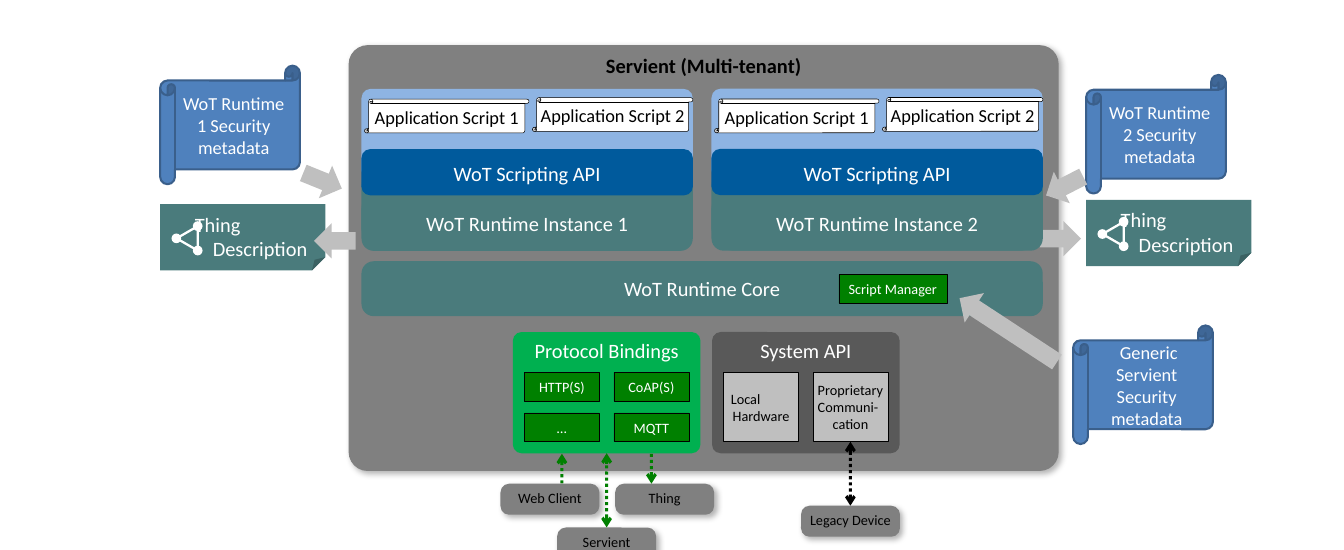
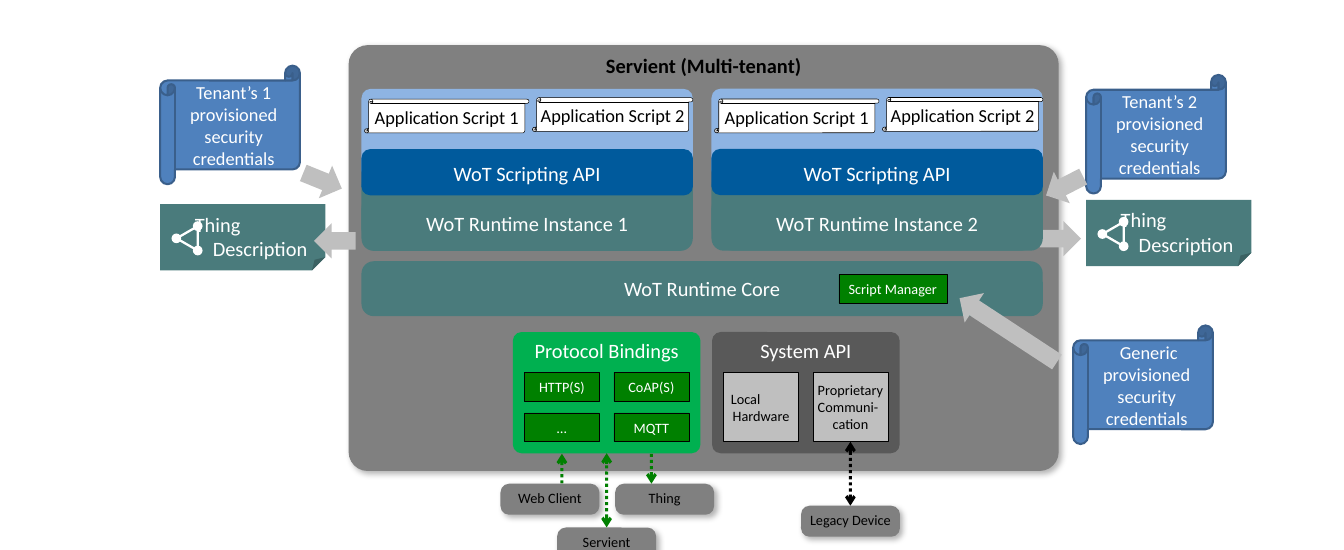
Before and after one commit to w3c/wot-security, a slide deck: slide 8 of images/Security_scenarios.pptx. Drawn at 1344x550 pixels with LibreOffice and Linux fonts; fonts in the diff are those of the drawing. Boxes give left, top, right and bottom in pixels: in the first picture for what was removed or moved away, otherwise in the second. Text is boxed around its words. In the diff, an @@ line names an element or a change of style, - is before the commit and + after.

```diff
--- a/images/Security_scenarios.pptx
+++ b/images/Security_scenarios.pptx
@@ text in horizontal scroll at (x1=190, y1=86, x2=277, y2=170): text changed @@
-WoT Runtime 1 Security metadata
+Tenant’s 1 provisioned security credentials
@@ text in horizontal scroll at (x1=1116, y1=95, x2=1203, y2=179): text changed @@
-WoT Runtime 2 Security metadata
+Tenant’s 2 provisioned security credentials
@@ text in horizontal scroll at (x1=1103, y1=346, x2=1190, y2=430): text changed @@
-Generic Servient Security metadata
+Generic provisioned security credentials
```
Also in this commit, not shown: 2 other slides changed, 1 slide added, 5 other files.
